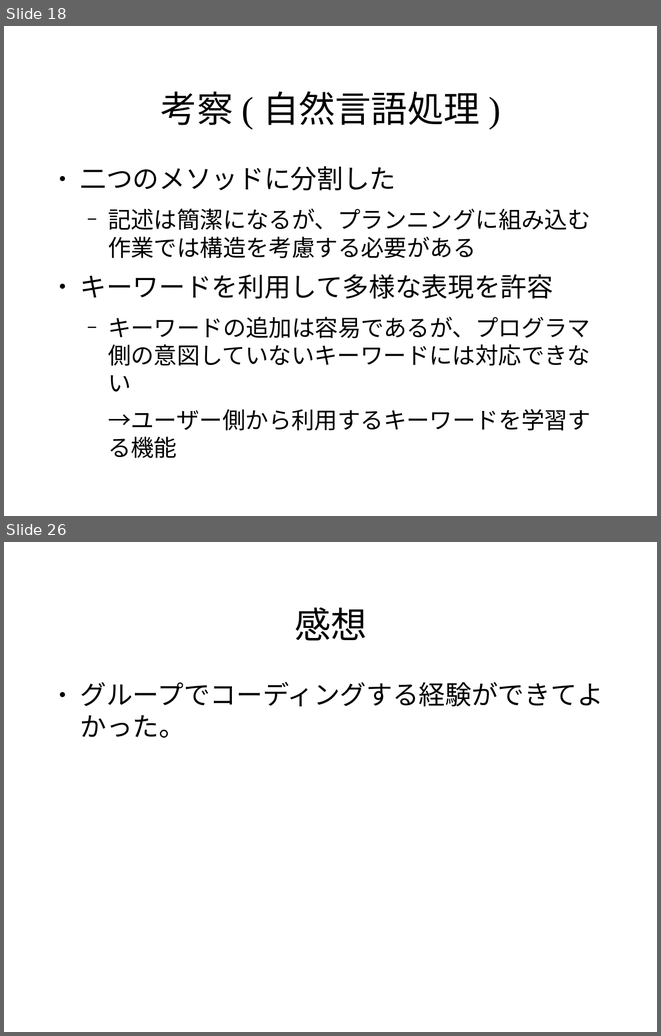
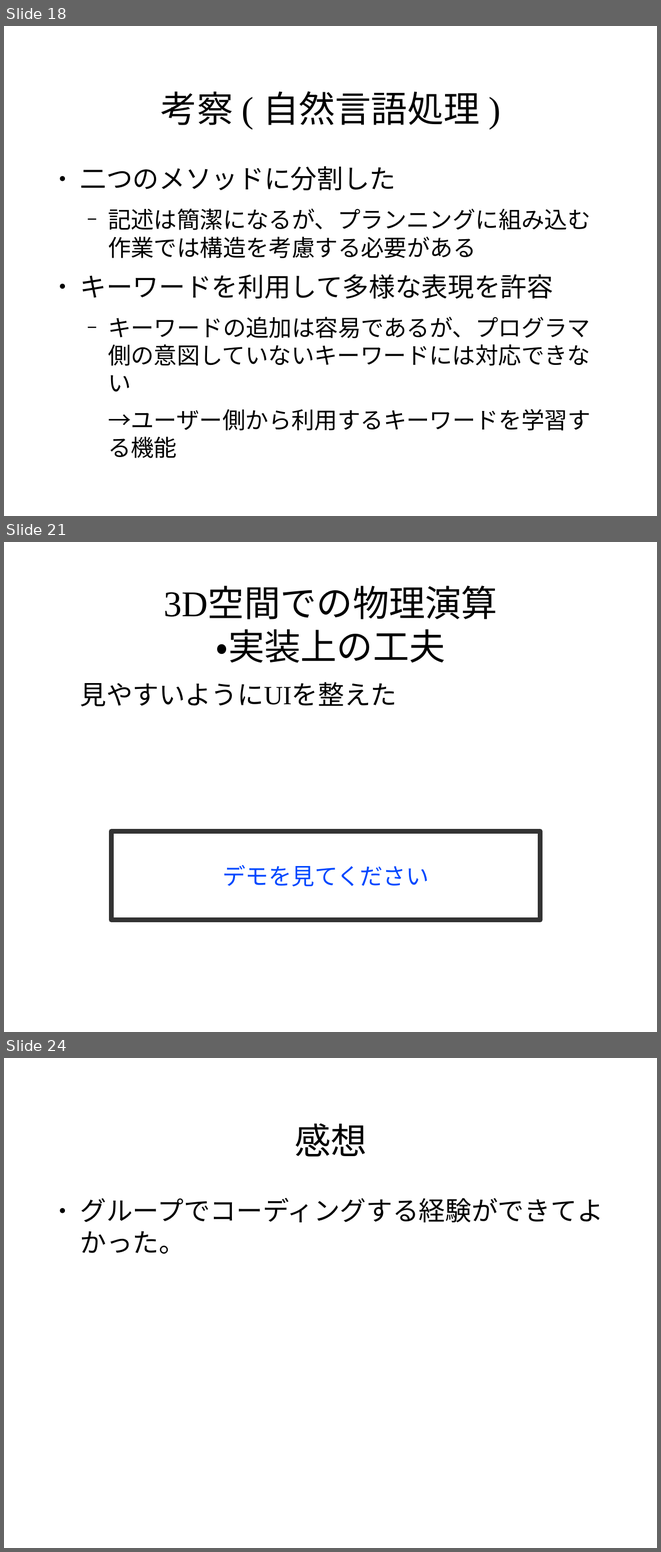
Before and after one commit to pamyupamyu/rep8, a slide deck: グループ1 発表スライド.odp. Shown one above the other, each under a label of ours: slides 18 and 26 before the commit, slides 18, 21 and 24 after it; the slides between them are not shown. The pictures are 661x1036 and 661x1552 pixels, drawn with LibreOffice and Linux fonts; fonts in the diff are those of the drawing; background and template pictures are left out. Boxes give left, top, right and bottom in pixels: in the first picture for what was removed or moved away, otherwise in the second. Text is boxed around its words. In the diff, an @@ line names an element or a change of style, - is before the commit and + after.

```diff
--- a/グループ1 発表スライド.odp
+++ b/グループ1 発表スライド.odp
@@ slide 21 added at box(4, 542, 657, 1032), background picture (left out) @@
@@ title added at box(164, 588, 497, 663), 44 pt, text #000000 @@
+3D空間での物理演算
+・実装上の工夫
@@ text added at box(80, 682, 397, 706), 32 pt, text #000000 @@
+見やすいようにUIを整えた
@@ rectangle added at box(111, 831, 540, 920), fill #FFFFFF, outline #333333 5.67 pt, 28 pt, text #0047FF @@
+デモを見てください
@@ what was slide 26 is now slide 24 @@
```
Also in this commit, not shown: 2 slides changed, 2 other slides added, 5 slides removed.
